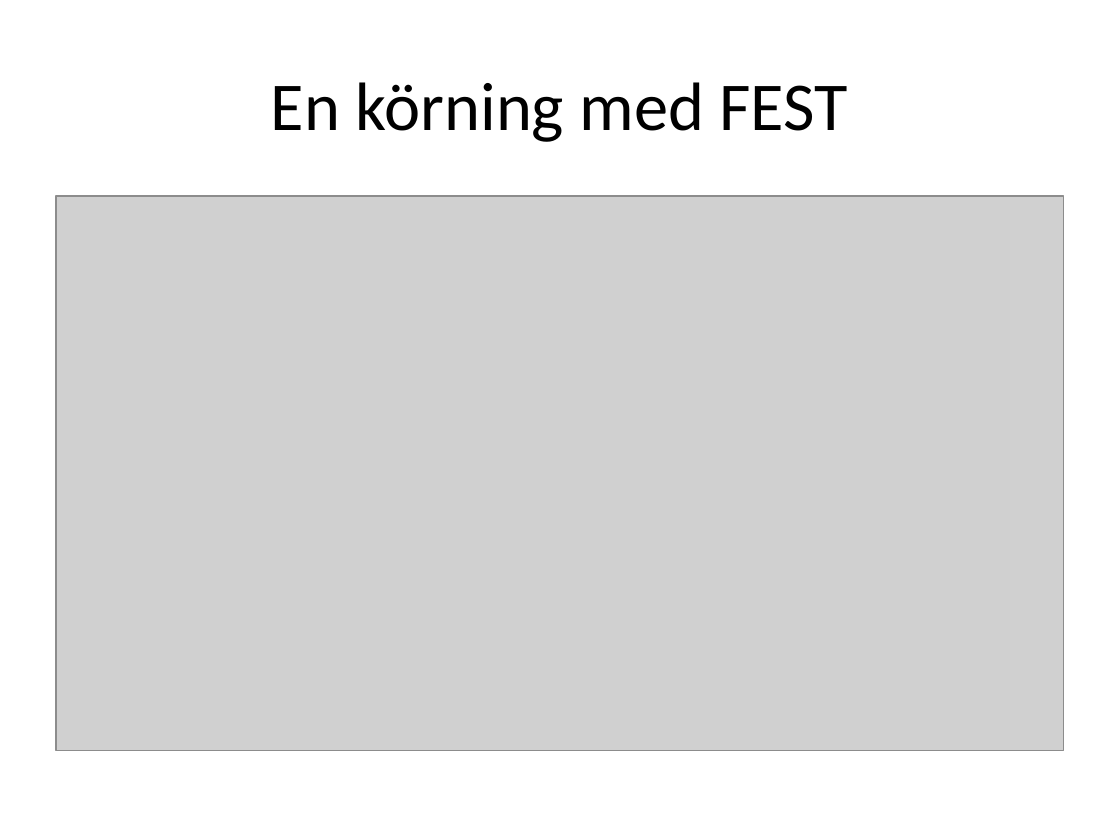
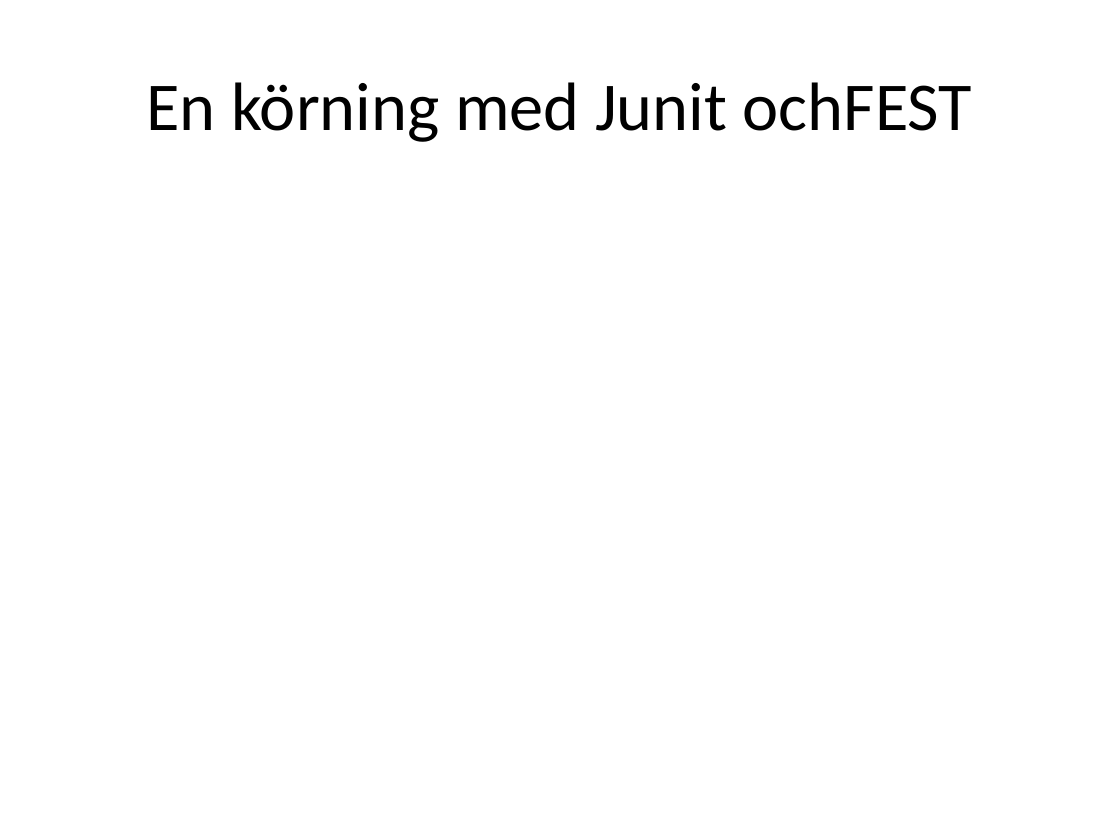
Before and after one commit to Vykos/QSAB, a slide deck: slide 8 of report/Styrgruppsmote.ppt (slide 5 before the commit). Drawn at 1120x840 pixels with LibreOffice and Linux fonts; fonts in the diff are those of the drawing; grey boxes stand for pictures. Boxes give left, top, right and bottom in pixels: in the first picture for what was removed or moved away, otherwise in the second. Text is boxed around its words. In the diff, an @@ line names an element or a change of style, - is before the commit and + after.

```diff
--- a/report/Styrgruppsmote.ppt
+++ b/report/Styrgruppsmote.ppt
@@ title at <box>146,82,972,142</box>: text changed @@
-En körning med FEST
+En körning med Junit ochFEST
@@ picture removed at <box>56,196,1064,750</box> @@
```
Also in this commit, not shown: 2 other slides changed, 1 slide added, 2 slides removed.
